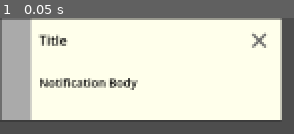
Above: before the commit, frame 1.
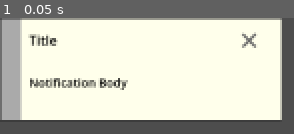
Above: after the commit, the same moment.

Repository: Wong-Kai-Lun/gamified-cybersecurity-awareness-training
Game: Godot game, scene res://game/notification_system/notification_toast.tscn
Two runs of this game, one before a commit and one after it. Both use one fixed random seed, a clock stepped at 60 frames per second and the inputs below. This scene is started directly instead of the project's main scene.
Inputs:
- Up to frame 1 (0.05 s): no input

The runs differ from the first frame. In frame 1, 7.7% of the frame differs, in the area x 6-91%, y 0-88%.

Commit message:
Bug Fix: Notification Toast Double queue_free()

Diff:
--- a/godot/game/main_game/desktop.gd
+++ b/godot/game/main_game/desktop.gd
@@ -75,9 +75,9 @@
 
 
 func _remove_notif(node) -> void:
-	if node:
-		await _fade_and_slide_out(node)
-		node.queue_free()
+	node.close_button.disabled = true
+	await _fade_and_slide_out(node)
+	node.queue_free()
 
 
 func _fade_in(node) -> void:
--- a/godot/game/notification_system/notification_toast.gd
+++ b/godot/game/notification_system/notification_toast.gd
@@ -6,6 +6,7 @@
 @onready var notification_title: Label = $HBoxContainer/MarginContainer/VBoxContainer/HBoxContainer/NotificationTitle
 @onready var notification_body: Label = $HBoxContainer/MarginContainer/VBoxContainer/NotificationBody
 @onready var notification_color: ColorRect = $HBoxContainer/ColorRect
+@onready var close_button: Button = $HBoxContainer/MarginContainer/VBoxContainer/HBoxContainer/CloseNotification
 
 
 func setup(data) -> void:
--- a/godot/game/notification_system/notification_toast.tscn
+++ b/godot/game/notification_system/notification_toast.tscn
@@ -12,6 +12,8 @@
 border_color = Color(0.2, 0.2, 0.2, 1)
 
 [sub_resource type="StyleBoxEmpty" id="StyleBoxEmpty_m8ary"]
+
+[sub_resource type="StyleBoxEmpty" id="StyleBoxEmpty_k55s6"]
 
 [sub_resource type="StyleBoxEmpty" id="StyleBoxEmpty_dam5m"]
 
@@ -34,7 +36,7 @@
 theme_override_constants/separation = 0
 
 [node name="ColorRect" type="ColorRect" parent="HBoxContainer"]
-custom_minimum_size = Vector2(36, 0)
+custom_minimum_size = Vector2(24, 0)
 layout_mode = 2
 color = Color(0.666667, 0.666667, 0.666667, 1)
 
@@ -67,6 +69,7 @@
 layout_mode = 2
 mouse_default_cursor_shape = 2
 theme_override_styles/focus = SubResource("StyleBoxEmpty_m8ary")
+theme_override_styles/disabled = SubResource("StyleBoxEmpty_k55s6")
 theme_override_styles/hover = SubResource("StyleBoxEmpty_dam5m")
 theme_override_styles/pressed = SubResource("StyleBoxEmpty_5kkj7")
 theme_override_styles/normal = SubResource("StyleBoxEmpty_bb50y")
Not shown: 1 places in godot/game/notification_system/notification_toast.tscn that only renumber resources
